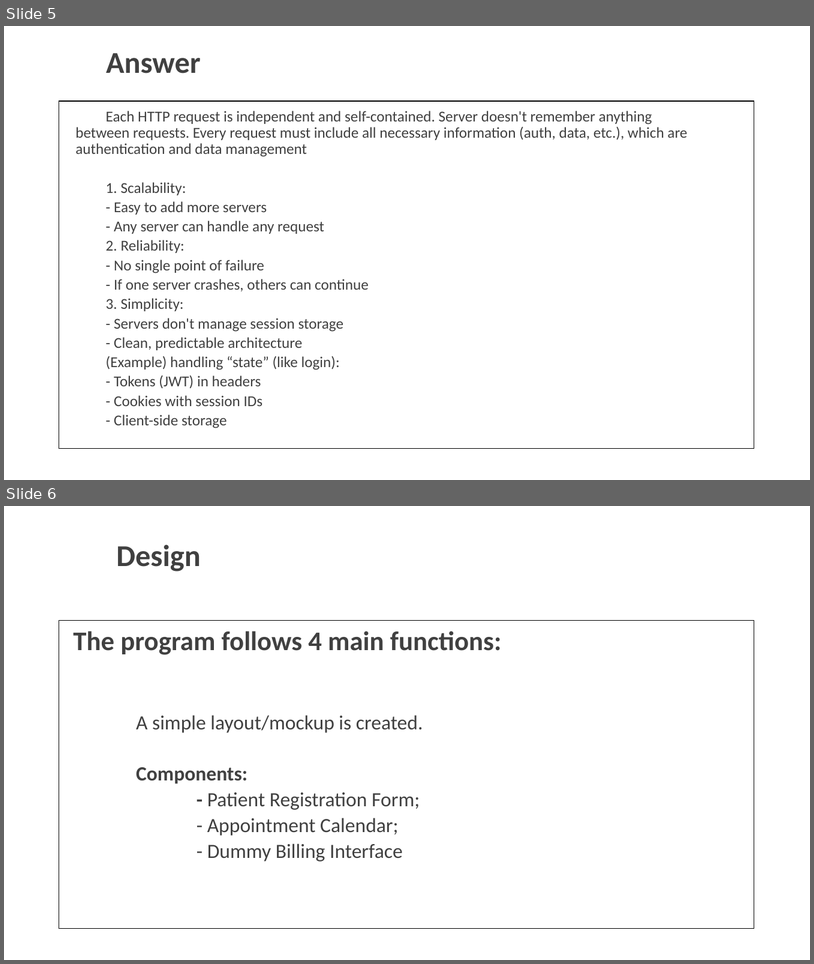
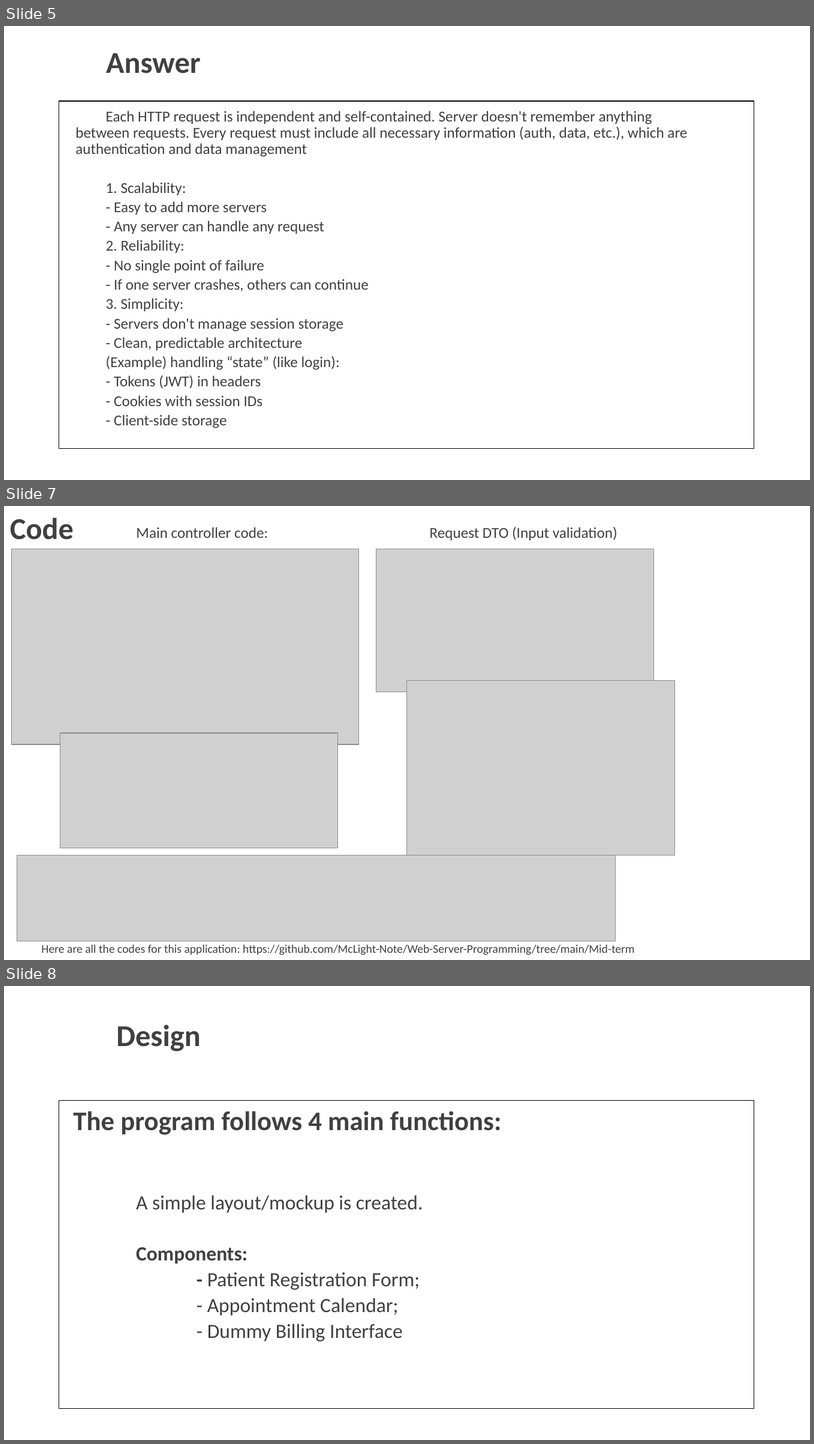
Before and after one commit to McLight-Note/Web-Server-Programming, a slide deck: Mid-term.pptx. Shown one above the other, each under a label of ours: slides 5 and 6 before the commit, slides 5, 7 and 8 after it; the slides between them are not shown. The pictures are 814x964 and 814x1444 pixels, drawn with LibreOffice and Linux fonts; fonts in the diff are those of the drawing; grey boxes stand for pictures; background and template pictures are left out. Boxes give left, top, right and bottom in pixels: in the first picture for what was removed or moved away, otherwise in the second. Text is boxed around its words. In the diff, an @@ line names an element or a change of style, - is before the commit and + after.

```diff
--- a/Mid-term.pptx
+++ b/Mid-term.pptx
@@ slide 7 added at box(4, 506, 810, 960), background picture (left out) @@
@@ text added at box(10, 517, 74, 540), 36 pt, text #404040, bold @@
+Code
@@ text added at box(136, 527, 268, 538), 18 pt, text #404040 @@
+Main controller code:
@@ text added at box(430, 527, 618, 540), 18 pt, text #404040 @@
+Request DTO (Input validation)
@@ picture added at box(11, 549, 359, 744) @@
@@ picture added at box(377, 549, 655, 692) @@
@@ picture added at box(408, 680, 675, 855) @@
@@ picture added at box(60, 733, 338, 848) @@
@@ picture added at box(17, 855, 615, 941) @@
@@ text added at box(41, 944, 635, 955), 14 pt, text #404040 @@
+Here are all the codes for this application: https://github.com/McLight-Note/Web-Server-Programming/tree/main/Mid-term
@@ what was slide 6 is now slide 8 @@
```
Also in this commit, not shown: 1 other slide added, 1 other file.
